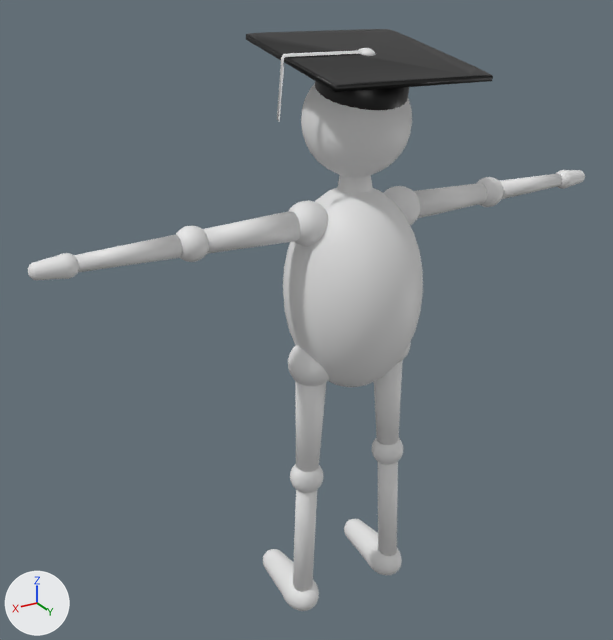
The glTF model Game/Exports/Dev/Dev.glb, before and after one commit.
Before and after are seen from a camera (50 mm lens) standing at (8.72, 12.79, 13.34) and looking at (0.68, -0.61, 6.64). The lights are fixed; the arrows at lower left show +X, +Y and +Z. Where no turn or scale is listed for an object, it has been applied to the vertices. Vertices at the same position are counted once.

Script lines for the objects in view, before the commit:
```python
me_sphere = bpy.data.meshes.new('Sphere')
me_sphere.from_pydata(...)  # 8411 vertices, 16758 faces; spans x -6.05..6.05, y -1.61..1.36, z -7.39..4.22
me_sphere.materials.append(mat_material_003)  # white #e7e7e7
me_sphere_009 = bpy.data.meshes.new('Sphere.009')
me_sphere_009.from_pydata(...)  # 974 vertices, 1902 faces; spans x -1.58..1.65, y -1.57..1.55, z -1.04..0.28
# faces by material slot: [1086, 816]
me_sphere_009.materials.append(mat_material)  # black #000000
me_sphere_009.materials.append(mat_material_002)  # white #e7e7e7
ob_sphere = bpy.data.objects.new('Sphere', me_sphere)
ob_sphere.location = (0.0, 0.0, 7.39)
ob_sphere_001 = bpy.data.objects.new('Sphere.001', me_sphere_009)
ob_sphere_001.location = (0.0, 0.25, 11.79)
```
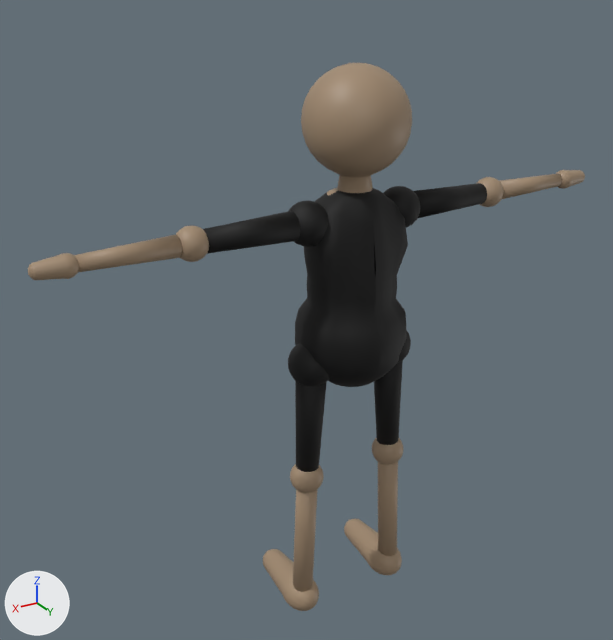
The newer file is also turned or shifted as a whole; pictures and numbers use the older file's frame.

Changed parts and their boxes [x1, y1, x2, y2] in the pictures (613 x 640 px; the box of a moved part takes in the faces that stretch with it):
'Sphere', reshaped
    before: [28, 83, 585, 611]
    after: [28, 63, 585, 611]
'Sphere.001', deleted
    before: [246, 29, 493, 121]
    faces in mat_material (black #000000): [246, 29, 493, 110]
    faces in mat_material_002 (white #e7e7e7): [277, 48, 375, 121]
part 1 of me_sphere, moved or reshaped
    before: [283, 189, 423, 376]
    after: [295, 193, 408, 376]
part 2 of me_sphere, recoloured
    both: [28, 83, 585, 611]
part 3 of me_sphere, recoloured (white to black)
    both: [203, 183, 487, 472]

The change in detail:
Material 'Material.001' (mat_material_001) is new.
Its base color is (0.36, 0.255, 0.163) (beige #a28a70).
Material 'Material.005' (mat_material_005) is new.
Its base color is (0.0, 0.0, 0.0) (black #000000).
Its roughness is 0.7.
me_sphere is used by ob_sphere; location (0.0, 0.0, 7.39).
me_sphere had 8411 vertices, 16758 faces and spanned x -6.05..6.05, y -1.61..1.36, z -7.39..4.22.
me_sphere now has 8453 vertices, 16812 faces and spans x -6.05..6.05, y -1.61..1.0, z -7.39..4.22.
me_sphere part 1: 129 vertices moved from x -1.36..1.36, y -1.33..1.05, z -1.13..1.7 to x -1.17..1.11, y -1.09..0.98, z -1.12..1.48; 105 vertices removed from x -1.31..1.31, y -1.36..1.36, z -1.47..1.89; 147 vertices added at x -1.0..1.0, y -1.11..1.0, z -1.18..1.66.
me_sphere part 2: 12686 faces spanning x -6.05..6.05, y -1.61..1.0, z -7.39..4.22 switch from mat_material_003 (white #e7e7e7) to mat_material_001 (beige #a28a70).
me_sphere part 3: 3716 faces spanning x -3.13..3.13, y -1.13..0.98, z -3.77..2.0 switch from mat_material_003 (white #e7e7e7) to mat_material_005 (black #000000).
Object 'Sphere.001' (ob_sphere_001) is deleted.
